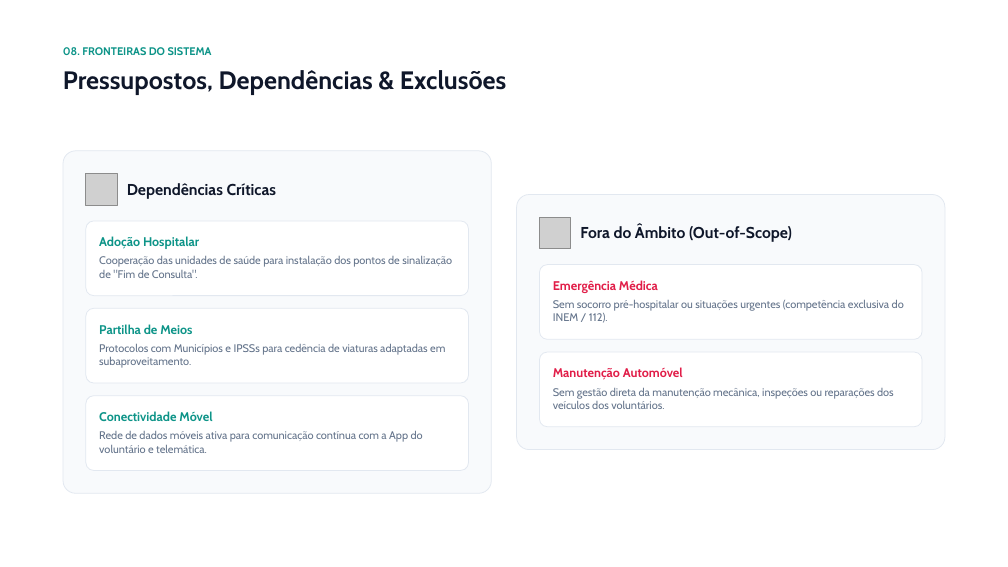
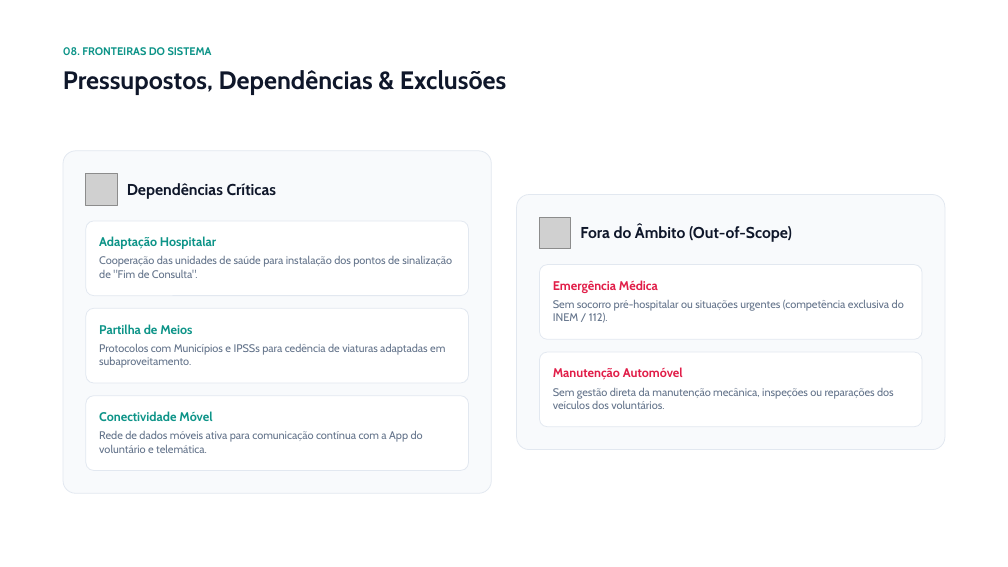
Before and after one commit to ines-vc/AS---Mobilidade-assistida-por-voluntarios-para-consultas, a slide deck: slide 9 of Slides/MobiAssiste - Apresentação Pitch.odp. Drawn at 1008x567 pixels with LibreOffice and Linux fonts; fonts in the diff are those of the drawing; grey boxes stand for pictures; background and template pictures are left out. Boxes give left, top, right and bottom in pixels: in the first picture for what was removed or moved away, otherwise in the second. Text is boxed around its words. In the diff, an @@ line names an element or a change of style, - is before the commit and + after.

```diff
--- a/Slides/MobiAssiste - Apresentação Pitch.odp
+++ b/Slides/MobiAssiste - Apresentação Pitch.odp
@@ text at (x1=99, y1=236, x2=216, y2=249): text changed @@
-Adoção Hospitalar
+Adaptação Hospitalar
```
Also in this commit, not shown: 3 other files.
